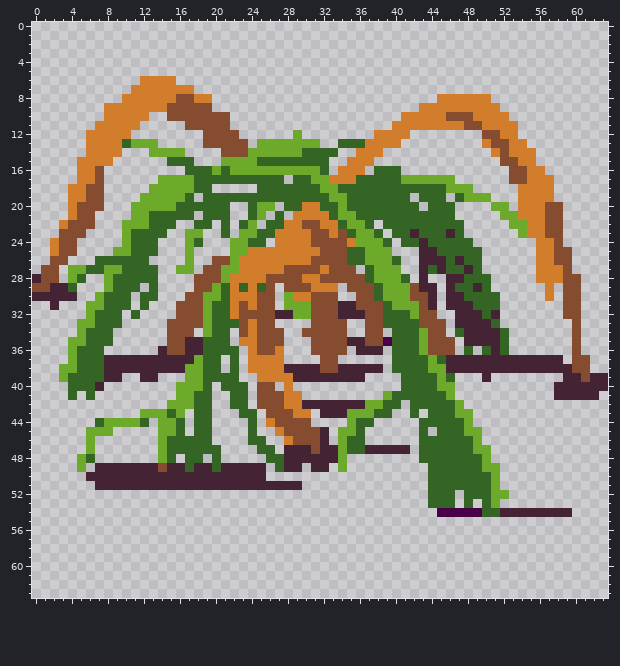
Two states of a pixel-art sprite, resources/root.png. The picture above was drawn from the file before the commit.
The file is 64x64 pixels.
The same view after the edit:
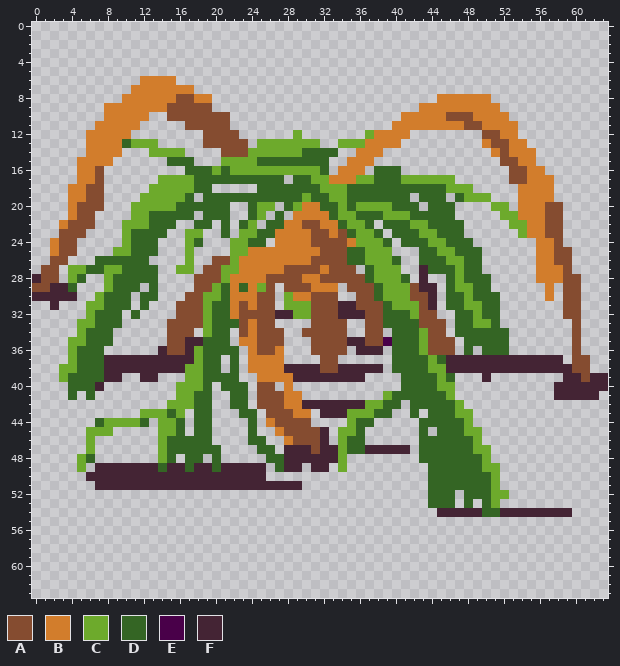
Palette (. is transparent): A #854c30  B #d27d2c  C #6daa2c  D #346524  E #490049  F #442434
The exact change:
There is now colour C in row 12 at x 37.
The edit turns colour D into colour C in row 13 at x 34 to 36; in row 17 at x 36 to 37; in row 18 at x 34; in row 19 at x 30; in row 20 at x 29 and 36 to 39; in row 21 at x 39 to 41.
The edit turns colour D into colour C in row 22 at x 42 to 43; in row 23 at x 43 to 44; in row 24 at x 44 to 45; in row 25 at x 45 to 46; in row 26 at x 46; in row 27 at x 47.
The edit turns colour D into colour C in row 29 at x 25 and 47 to 48; in row 30 at x 48; in row 31 at x 49.
The edit turns colour F into colour C in row 26 at x 47; in row 28 at x 47; in row 31 at x 48; in row 32 at x 49; in row 33 at x 49 to 50; in row 36 at x 18.
The edit turns colour A into colour D in row 49 at x 14.
The edit turns colour F into colour D in row 23 at x 42 and 46; in row 24 at x 43; in row 25 at x 43 to 44; in row 26 at x 43 to 45; in row 27 at x 45 and 48; in row 28 at x 46.
The edit turns colour F into colour D in row 29 at x 46 and 49; in rows 30 to 31 at x 46 to 47; in row 32 at x 47 to 48 and 51; in row 33 at x 47 to 48; in rows 34 to 35 at x 48 to 51; in row 36 at x 51.
The edit turns colour E into colour F in row 54 at x 45 to 49.
